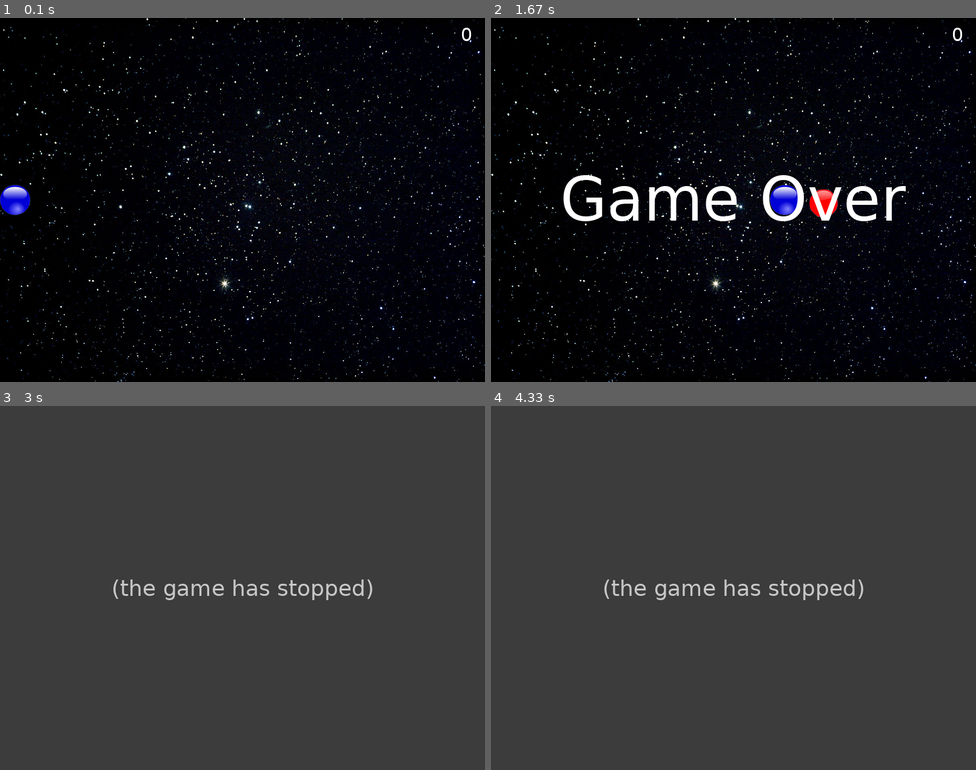
Above: before the commit, frames 1-4 (two rows, left to right).
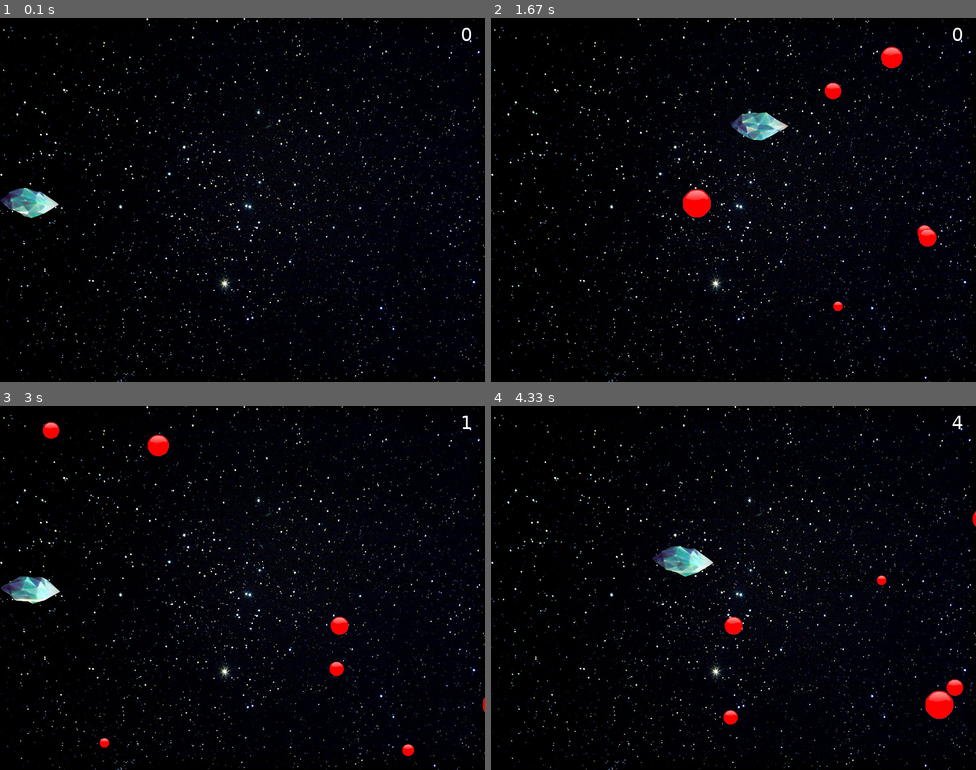
Above: after the commit, the same moments.

Repository: RafaelCastilhoCastro/PyGames_Projects
Game: pygame game, started from space_flying.py
The game is run twice, just before and just after one commit, with the same random seed, the same clock (stepped at 60 frames per second) and the same inputs.
Inputs:
- Up to frame 1 (0.1 s): no input
- Up to frame 2 (1.67 s): hold Right 0.33-0.8 s; hold Up 0.83-1.13 s; hold Right 1.17-1.63 s
- Up to frame 3 (3 s): hold Left 1.67-2.2 s; hold Down 2.23-2.53 s; hold Left 2.57-2.97 s
- Up to frame 4 (4.33 s): hold Up 3-3.37 s; hold Right 3.4-4.03 s; hold Down from 4.07 s (still down)

The runs differ from the first frame. In frame 1, 0.7% of the frame differs, in the area x 0-13%, y 45-55%; in frame 2, 4.5%; in frame 3, 100%; in frame 4, 100%, in the area x 0-100%, y 0-100%.
Before the commit the program exited at 2.7 s; later frames show no game.

Commit message:
Add player sprites for movement, tweaked player n enemies speed

Diff:
--- a/space_flying.py
+++ b/space_flying.py
@@ -21,6 +21,7 @@
 display_surf = pygame.display.set_mode((screen_width, screen_height))
 speed = 1
 score = 0
+fps_max = 60
 
 font = pygame.font.SysFont("Verdana", 100)
 font_small = pygame.font.SysFont("Verdana", 30)
@@ -34,19 +35,18 @@
     def __init__(self):
         super().__init__()
         self.image = pygame.image.load("images/red_dot2.png")
-        # self.size = random.randint(5, 11) * random.randint(3, 5)
         self.size = random.randint(15, 55)
         self.image = pygame.transform.scale(self.image, (self.size, self.size))
         self.surf = pygame.Surface((self.size, self.size))
         self.rect = self.surf.get_rect()
-        self.rect.x = screen_width + self.surf.get_width() + random.randint(0, 1000)
+        self.rect.x = screen_width + self.surf.get_width() + random.randint(0, 500)
         self.rect.y = random.randint(0, screen_height/2) + random.randint(0, screen_height/2)
         self.spd = random.randint(1, 5) * random.randint(1, 3)
         self.type = random.randint(1, 3)
 
     def move(self):
         global score
-        self.rect.move_ip((self.spd * speed) * -1, 0)
+        self.rect.move_ip(((self.spd * speed)/2) * -1, 0)
         if self.type == 1:
             self.rect.move_ip(0, -1)
         elif self.type == 2:
@@ -62,20 +62,28 @@
 class Player(pygame.sprite.Sprite):
     def __init__(self):
         super().__init__()
-        self.image = pygame.image.load("images/blue_dot2.png")
-        self.surf = pygame.Surface((50, 50))
+        self.image = pygame.image.load("images/player_pos0.png")
+        self.surf = pygame.Surface((90, 40))
         self.rect = self.surf.get_rect(center=(self.surf.get_width()/2, screen_height/2))
+        self.spin = 0
 
     def move(self):
         pressed_keys = pygame.key.get_pressed()
         if pressed_keys[K_UP] and self.rect.top >= 0:
-            self.rect.move_ip(0, -20)
+            self.rect.move_ip(0, -7)
+            if self.spin > -3:
+                self.spin -= 0.3
         if pressed_keys[K_DOWN] and self.rect.bottom <= 600:
-            self.rect.move_ip(0, 20)
+            self.rect.move_ip(0, 7)
+            if self.spin < 3:
+                self.spin += 0.3
         if pressed_keys[K_LEFT] and self.rect.left >= 0:
-            self.rect.move_ip(-20, 0)
+            self.rect.move_ip(-7, 0)
         if pressed_keys[K_RIGHT] and self.rect.right <= 800:
-            self.rect.move_ip(20, 0)
+            self.rect.move_ip(7, 0)
+
+        player_pos = "images/player_pos{}.png".format(str(int(self.spin)))
+        self.image = pygame.image.load(player_pos)
 
 
 P1 = Player()
@@ -84,6 +92,9 @@
 E3 = Enemy()
 E4 = Enemy()
 E5 = Enemy()
+E6 = Enemy()
+E7 = Enemy()
+E8 = Enemy()
 
 enemies = pygame.sprite.Group()
 enemies.add(E1)
@@ -91,6 +102,10 @@
 enemies.add(E3)
 enemies.add(E4)
 enemies.add(E5)
+enemies.add(E6)
+enemies.add(E7)
+enemies.add(E8)
+
 
 all_sprites = pygame.sprite.Group()
 all_sprites.add(P1)
@@ -99,6 +114,9 @@
 all_sprites.add(E3)
 all_sprites.add(E4)
 all_sprites.add(E5)
+all_sprites.add(E6)
+all_sprites.add(E7)
+all_sprites.add(E8)
 
 
 inc_speed = pygame.USEREVENT + 1
@@ -112,10 +130,12 @@
         if event.type == QUIT:
             pygame.quit()
             sys.exit()
+
         if event.type == KEYDOWN:
             if event.key == K_ESCAPE:
                 pygame.quit()
                 sys.exit()
+
 
     display_surf.blit(background_img, (0, 0))
     scores_text = font_small.render(str(score), True, white)
@@ -140,9 +160,11 @@
         sys.exit()
 
     pygame.display.update()
-    FPS.tick(60)
+    FPS.tick(fps_max)
 
 """
+enemies despawn on y axis border
+
 Multiple lives or health bar
 
 Add audio
@@ -154,4 +176,11 @@
 scrolling Background generation
 
 player movements through mouse
+
+Done:
+added player spites for up/down movement
+tweaked player speed
+tweaked enemies speed
+
+
 """
Binary file added: Images/player_pos-1.png
Binary file added: Images/player_pos-2.png
Binary file added: Images/player_pos-3.png
Binary file added: Images/player_pos0.png
Binary file added: Images/player_pos1.png
Binary file added: Images/player_pos2.png
Binary file added: Images/player_pos3.png
